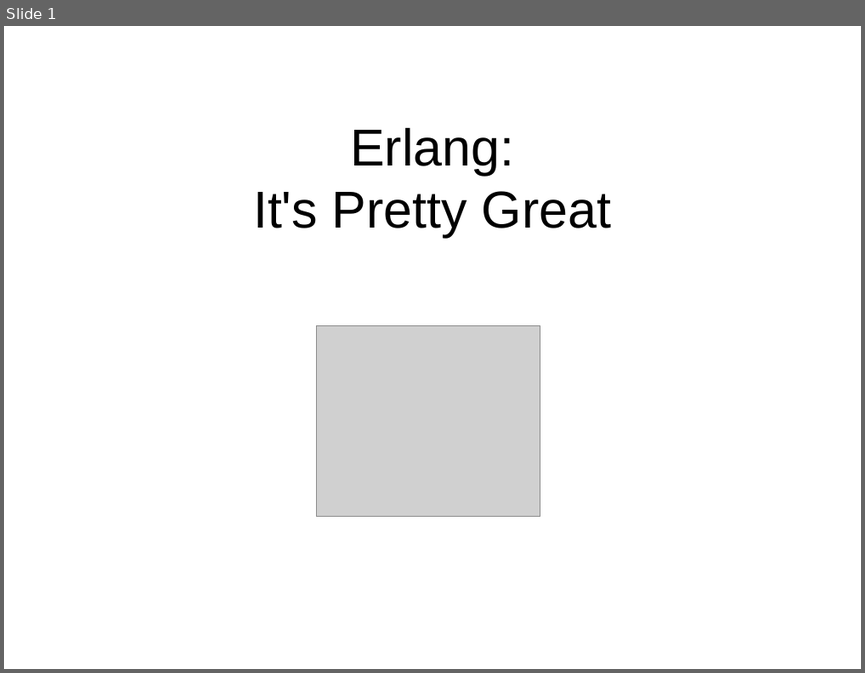
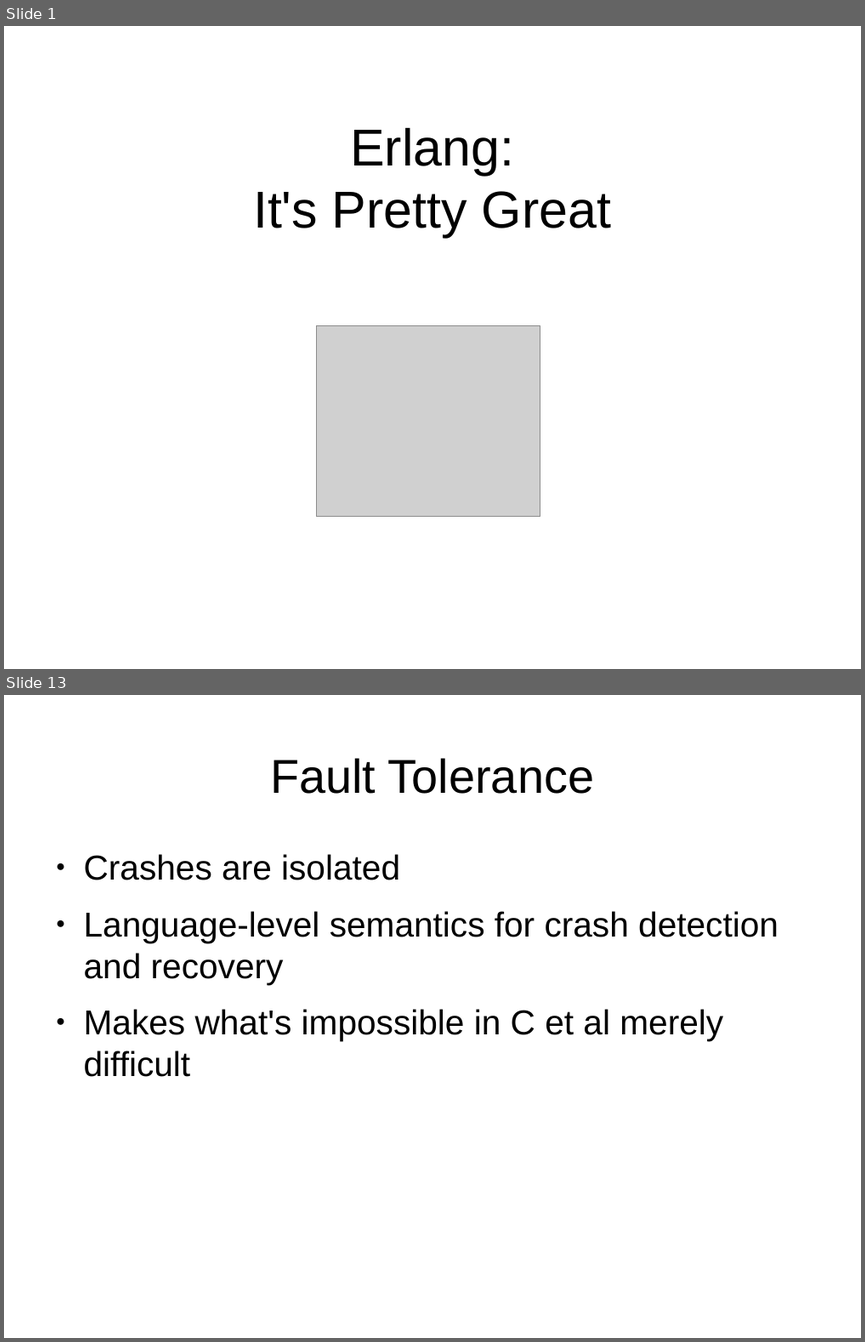
Before and after one commit to bernardd/conference-talks, a slide deck: Erlang Intro.odp. Shown one above the other, each under a label of ours: slide 1 before the commit, slides 1 and 13 after it; the slides between them are not shown. The pictures are 865x673 and 865x1342 pixels, drawn with LibreOffice and Linux fonts; fonts in the diff are those of the drawing; grey boxes stand for pictures. Boxes give left, top, right and bottom in pixels: in the first picture for what was removed or moved away, otherwise in the second. Text is boxed around its words. In the diff, an @@ line names an element or a change of style, - is before the commit and + after.

```diff
--- a/Erlang Intro.odp
+++ b/Erlang Intro.odp
@@ slide 13 added at bbox=[4, 695, 861, 1338], background #FFFFFF @@
@@ title added at bbox=[270, 758, 594, 794], 44 pt, text #000000 @@
+Fault Tolerance
@@ text added at bbox=[84, 854, 778, 1077], 32 pt, text #000000 @@
+● Crashes are isolated
+● Language-level semantics for crash detection and recovery
+● Makes what's impossible in C et al merely difficult
```
Also in this commit, not shown: 10 slides changed, 2 other slides added.
